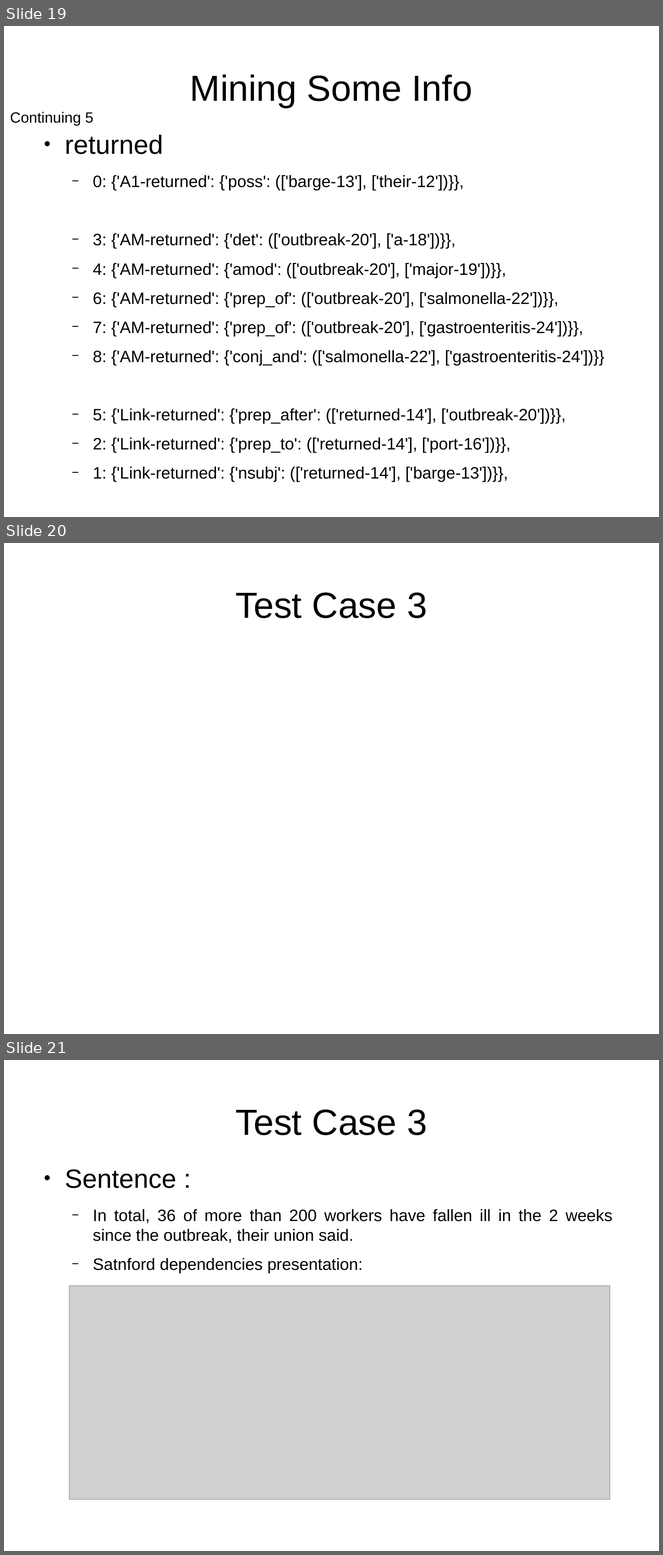
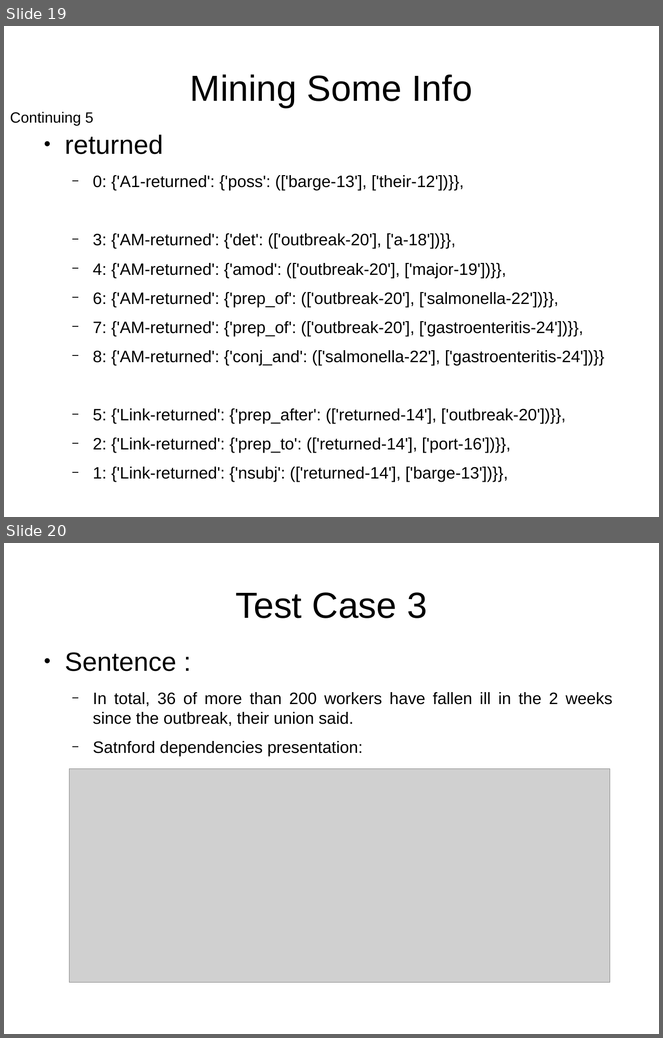
Before and after one commit to adreena/SemanticRoleMiner, a slide deck: testCases/TestCases.odp. Shown one above the other, each under a label of ours: slides 19, 20 and 21 before the commit, slides 19 and 20 after it. The pictures are 663x1555 and 663x1038 pixels, drawn with LibreOffice and Linux fonts; fonts in the diff are those of the drawing; grey boxes stand for pictures. Boxes give left, top, right and bottom in pixels: in the first picture for what was removed or moved away, otherwise in the second. Text is boxed around its words. In the diff, an @@ line names an element or a change of style, - is before the commit and + after.

```diff
--- a/testCases/TestCases.odp
+++ b/testCases/TestCases.odp
@@ slide 20 removed at (4,543,659,1034), background #FFFFFF @@
@@ title removed at (235,592,427,618) @@
-Test Case 3
@@ what was slide 21 is now slide 20 @@
```
Also in this commit, not shown: 6 slides changed, 2 slides added, 1 other slide removed, 6 other files.
